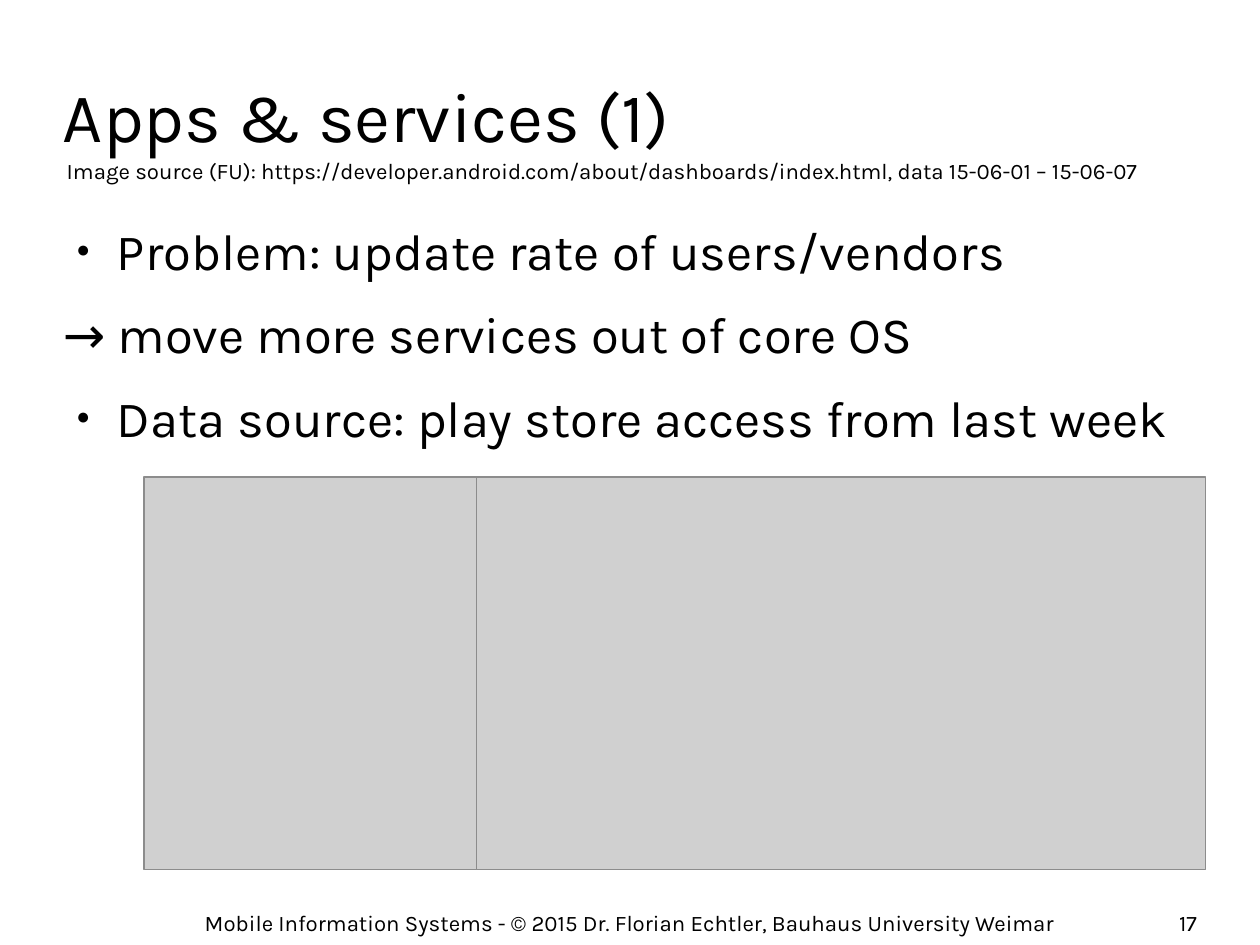
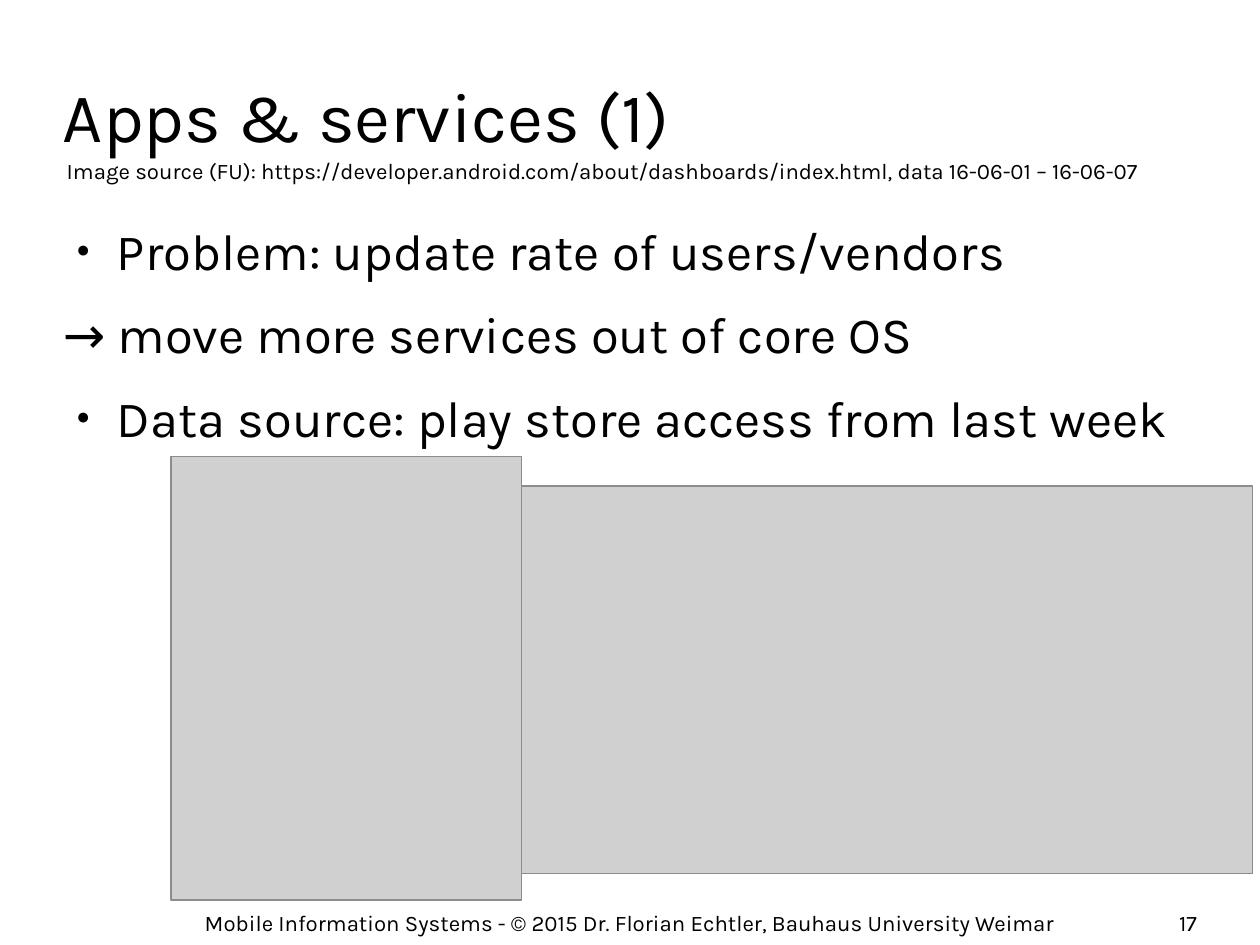
Before and after one commit to floe/mobile-information-systems, a slide deck: slide 17 of 10-android-internals.odp. Drawn at 1260x945 pixels with LibreOffice and Linux fonts; fonts in the diff are those of the drawing; grey boxes stand for pictures; background and template pictures are left out. Boxes give left, top, right and bottom in pixels: in the first picture for what was removed or moved away, otherwise in the second. Text is boxed around its words. In the diff, an @@ line names an element or a change of style, - is before the commit and + after.

Commit message:
update android versions

```diff
--- a/10-android-internals.odp
+++ b/10-android-internals.odp
@@ text at <box>67,162,1137,185</box>: text changed @@
-Image source (FU): https://developer.android.com/about/dashboards/index.html, data 15-06-01 – 15-06-07
+Image source (FU): https://developer.android.com/about/dashboards/index.html, data 16-06-01 – 16-06-07
@@ picture: place and size @@
-picture at <box>144,477,477,869</box>
+picture at <box>172,456,523,900</box>
@@ picture: place and size @@
-picture at <box>422,477,1206,869</box>
+picture at <box>477,486,1253,874</box>
```
